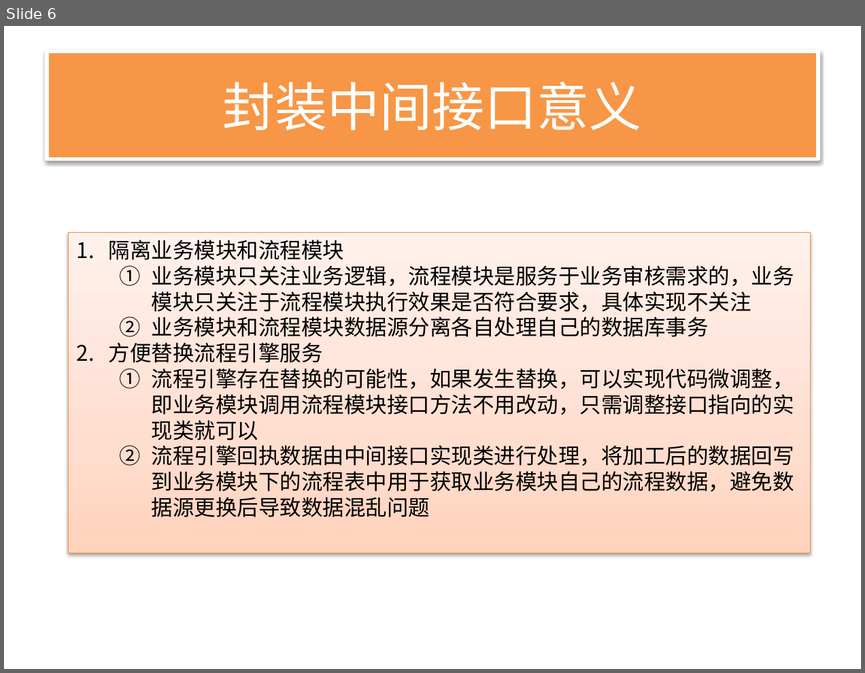
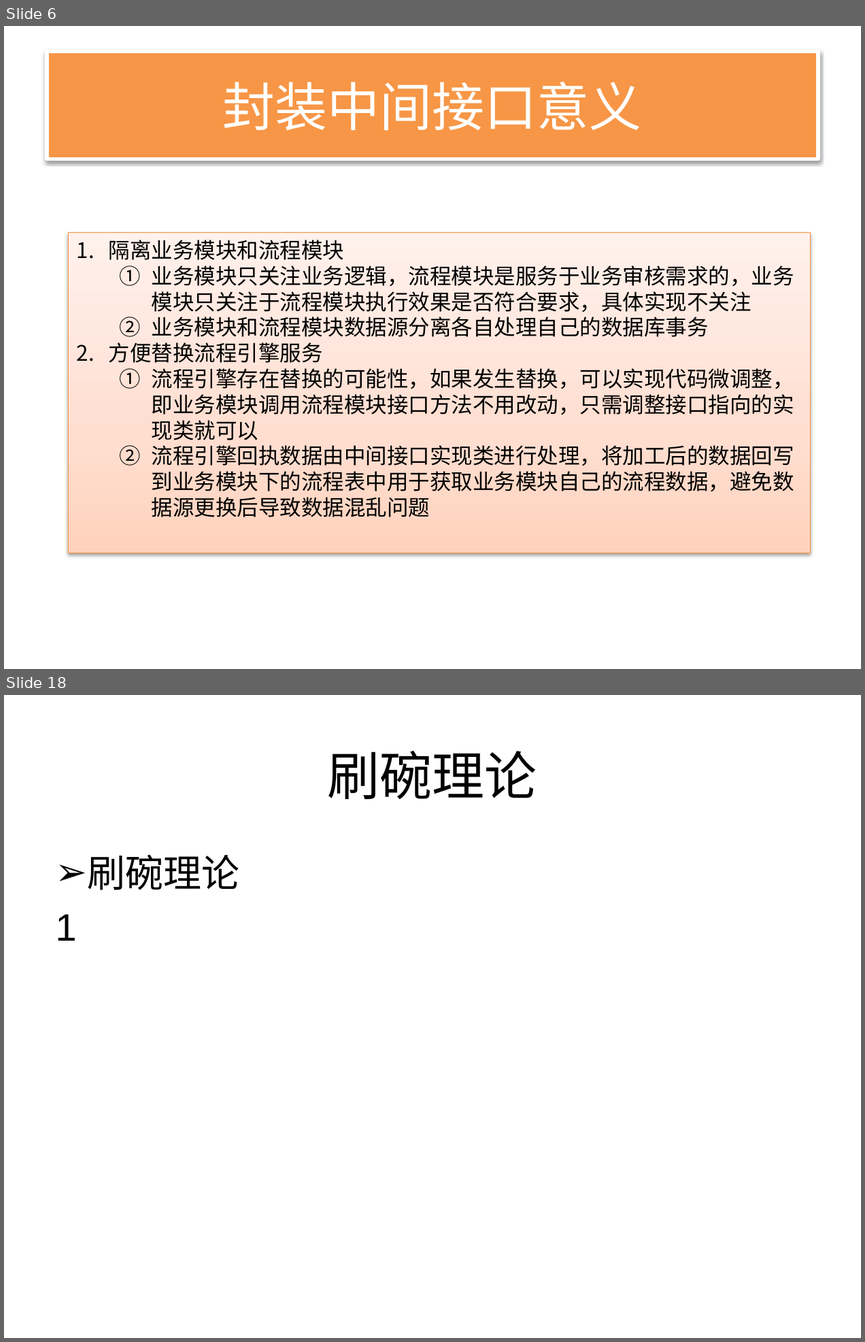
Before and after one commit to songzxDev/helloworld, a slide deck: WebContent/docs/BPM前期项目准备_20171026.pptx. Shown one above the other, each under a label of ours: slide 6 before the commit, slides 6 and 18 after it; the slides between them are not shown. The pictures are 865x673 and 865x1342 pixels, drawn with LibreOffice and Linux fonts; fonts in the diff are those of the drawing. Boxes give left, top, right and bottom in pixels: in the first picture for what was removed or moved away, otherwise in the second. Text is boxed around its words. In the diff, an @@ line names an element or a change of style, - is before the commit and + after.

```diff
--- a/WebContent/docs/BPM前期项目准备_20171026.pptx
+++ b/WebContent/docs/BPM前期项目准备_20171026.pptx
@@ slide 18 added at [4, 695, 861, 1338], background #FFFFFF @@
@@ title added at [328, 751, 537, 799], 44 pt, text #000000 @@
+刷碗理论
@@ text added at [56, 854, 240, 940], 32 pt, text #000000 @@
+➢ 刷碗理论
+1
```
Also in this commit, not shown: 13 other slides added, 1 other file.
